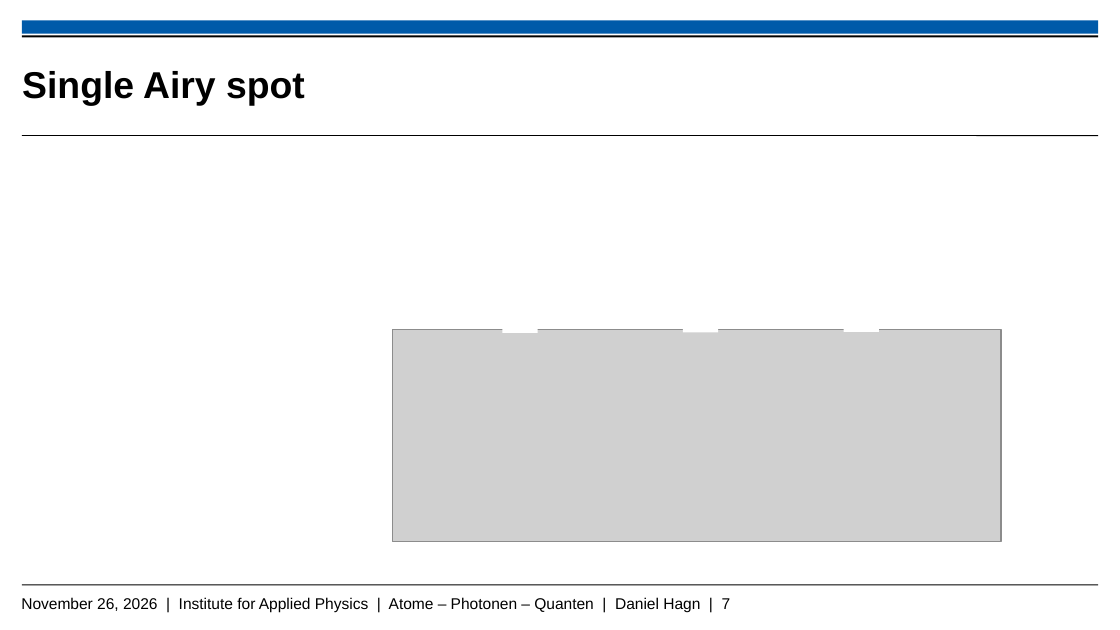
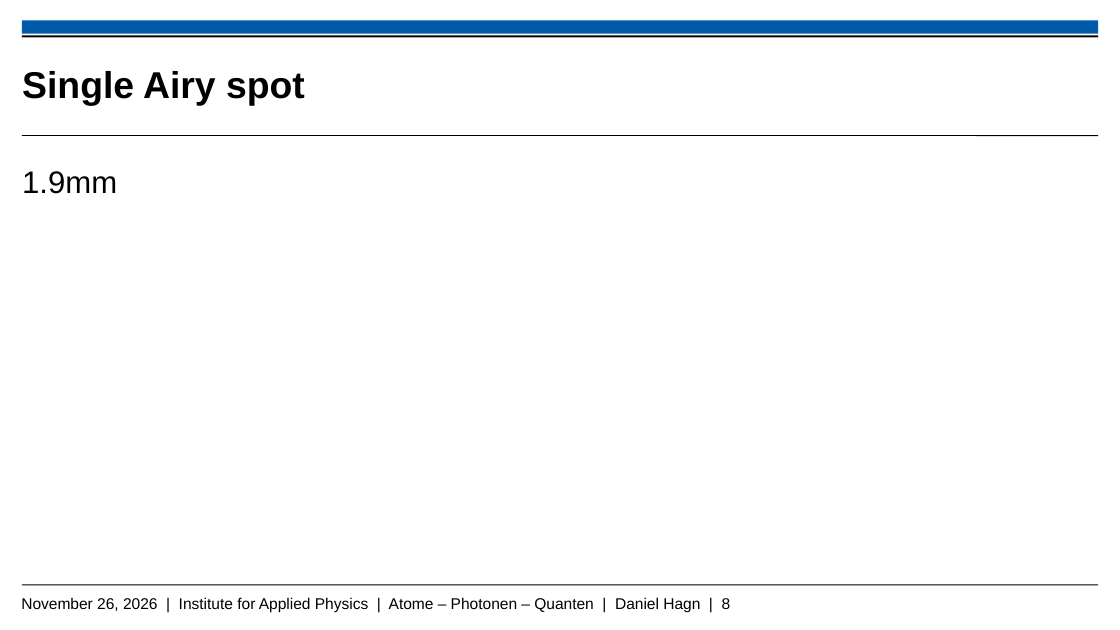
Before and after one commit to Daniel-Hagn-physik/Masterthesis_Backup, a slide deck: slide 8 of Hagn_Daniel_Mastervortrag.pptx (slide 7 before the commit). Drawn at 1120x630 pixels with LibreOffice and Linux fonts; fonts in the diff are those of the drawing; grey boxes stand for pictures; background and template pictures are left out. Boxes give left, top, right and bottom in pixels: in the first picture for what was removed or moved away, otherwise in the second. Text is boxed around its words. In the diff, an @@ line names an element or a change of style, - is before the commit and + after.

```diff
--- a/Hagn_Daniel_Mastervortrag.pptx
+++ b/Hagn_Daniel_Mastervortrag.pptx
@@ text added at bbox=[22, 171, 117, 194], 20 pt, text #000000 @@
+1.9mm
@@ group removed at bbox=[392, 326, 1000, 541]: 3 rectangles, 1 picture @@
@@ text at bbox=[21, 597, 731, 612]: text changed @@
-November 26, 2026 | Institute for Applied Physics | Atome – Photonen – Quanten | Daniel Hagn | 7
+November 26, 2026 | Institute for Applied Physics | Atome – Photonen – Quanten | Daniel Hagn | 8
```
Also in this commit, not shown: 4 other slides changed, 4 slides added, 2 slides removed, 5 other files.
